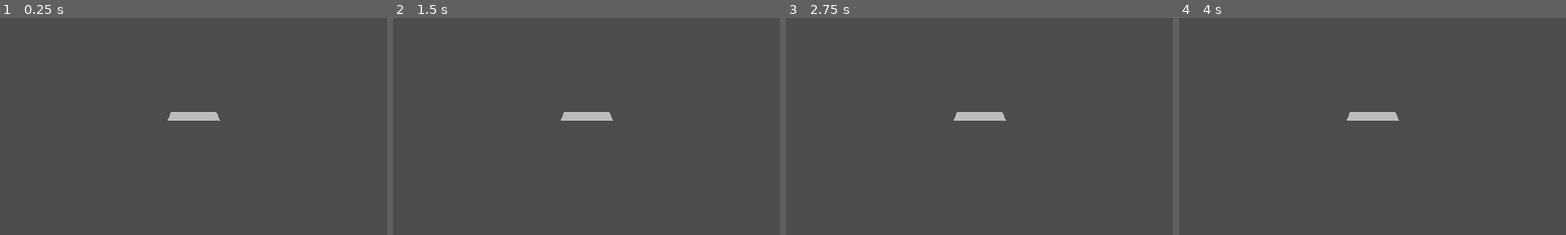
Above: before the commit, frames 1-4 (left to right).
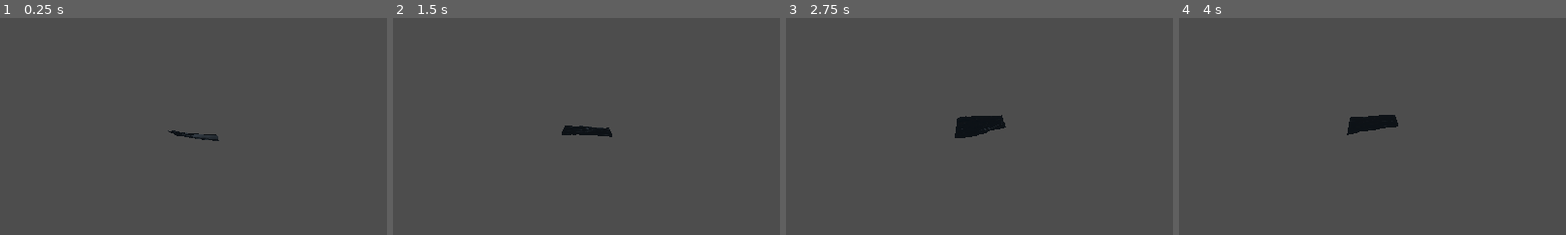
Above: after the commit, the same moments.

Repository: matvan99it/IL-GODOt
Game: Godot game, scene res://main.tscn
Same seed, same stepped clock (60 frames per second), same inputs: the game is played once before the commit and once after it.
Inputs:
- Up to frame 1 (0.25 s): no input
- Up to frame 2 (1.5 s): tap Enter at 1.25 s
- Up to frame 3 (2.75 s): no input
- Up to frame 4 (4 s): tap Space at 2.75 s; tap Enter at 3.5 s
The pictures show only the part of the screen within x 25-75%, y 11-61%; the shares and areas given below are measured in that part.

The runs differ from the first frame. In frame 1, 0.8% of the frame differs, in the area x 43-57%, y 43-57%; in frame 2, 1.0%; in frame 3, 1.3%, in the area x 43-57%, y 43-56%; in frame 4, 1.1%.
Error in both runs: Invalid call. Nonexistent function 'set_instance_shader_parameter' in base 'ShaderMaterial'. (res://mesh.gd:5)

Commit message:
CHE HONDAH

Diff:
--- a/My3D/mesh.gdshader
+++ b/My3D/mesh.gdshader
@@ -2,16 +2,65 @@
 
 uniform sampler2D noise;
 uniform float height_scale = 0.5;
-const float MULTI = 4.0;
+uniform sampler2D normalmap;
+
+render_mode specular_toon; //, diffuse_toon;
+
+varying vec2 tex_position;
+
+float wave(vec2 position) {
+	position += texture(noise, position / 10.0).x * 1.0 - 1.0;
+	vec2 wv = 1.0 - abs(sin(position));
+	return pow(1.0 - pow(wv.x * wv.y, 0.65), 4.0);
+}
+
+float height(vec2 position, float time) {
+	//vec2 offset = 0.01 * cos(position + time);
+	//float h = wave(position);
+	//return h;// texture(noise, (position / 10.0) - offset).x; // Scaling factor is based on mesh size (this PlaneMesh is 10×10).
+
+  float d = wave((position + time) * 0.4) * 0.3;
+  d += wave((position - time) * 0.3) * 0.3;
+  d += wave((position + time) * 0.5) * 0.2;
+  d += wave((position - time) * 0.6) * 0.2;
+  return d;
+}
+
+
 
 void vertex() {
 	// Called for every vertex the material is visible on.
 	// VERTEX.y += cos(VERTEX.x * MULTI) * sin(VERTEX.z * MULTI);
+	/*tex_position = VERTEX.xz / 8.0 + 0.5;
 	float height = texture(
 		noise,
-		VERTEX.xz / 2.0 + 0.5
-		).x;
-	VERTEX.y += height;
+		tex_position
+	).x;
+	VERTEX.y += height * height_scale;*/
+	vec2 pos = VERTEX.xz;
+	float k = height(pos, TIME);
+	VERTEX.y = k;
+	NORMAL = normalize(
+		vec3(
+			k - height(
+				pos + vec2(0.1, 0.0),
+				TIME
+			),
+			0.1,
+			k - height(
+				pos + vec2(0.0, 0.1),
+			TIME)
+		)
+	);
+}
+
+void fragment() {
+	//NORMAL_MAP = texture(normalmap, tex_position).xyz;
+	float fresnel = sqrt(1.0 - dot(NORMAL, VIEW));
+	RIM = 0.2;
+	METALLIC = 0.01;
+	ROUGHNESS = 0.01 * (1.0 - fresnel);
+	ALBEDO = vec3(0.01, 0.03, 0.05) + (0.1 * fresnel);
 
 
 
--- a/My3D/mesh.tscn
+++ b/My3D/mesh.tscn
@@ -1,21 +1,33 @@
-[gd_scene load_steps=6 format=3 uid="uid://bi6ltmbyd3bxv"]
+[gd_scene load_steps=8 format=3 uid="uid://bi6ltmbyd3bxv"]
 
 [ext_resource type="Shader" path="res://mesh.gdshader" id="1_mifmr"]
 [ext_resource type="Script" path="res://mesh.gd" id="2_82hr5"]
 
+[sub_resource type="FastNoiseLite" id="FastNoiseLite_pdjce"]
+
 [sub_resource type="NoiseTexture2D" id="NoiseTexture2D_wt158"]
+as_normal_map = true
+noise = SubResource("FastNoiseLite_pdjce")
+
+[sub_resource type="NoiseTexture2D" id="NoiseTexture2D_m5473"]
+as_normal_map = true
 
 [sub_resource type="ShaderMaterial" id="ShaderMaterial_2ttde"]
 render_priority = 0
 shader = ExtResource("1_mifmr")
 shader_parameter/height_scale = 0.5
 shader_parameter/noise = SubResource("NoiseTexture2D_wt158")
+shader_parameter/normalmap = SubResource("NoiseTexture2D_m5473")
 
 [sub_resource type="PlaneMesh" id="PlaneMesh_w0in1"]
 material = SubResource("ShaderMaterial_2ttde")
 subdivide_width = 32
 subdivide_depth = 32
 
-[node name="Mesh" type="MeshInstance3D"]
+[node name="Node" type="Node"]
+
+[node name="OmniLight3D" type="OmniLight3D" parent="."]
+
+[node name="Mesh" type="MeshInstance3D" parent="."]
 mesh = SubResource("PlaneMesh_w0in1")
 script = ExtResource("2_82hr5")
